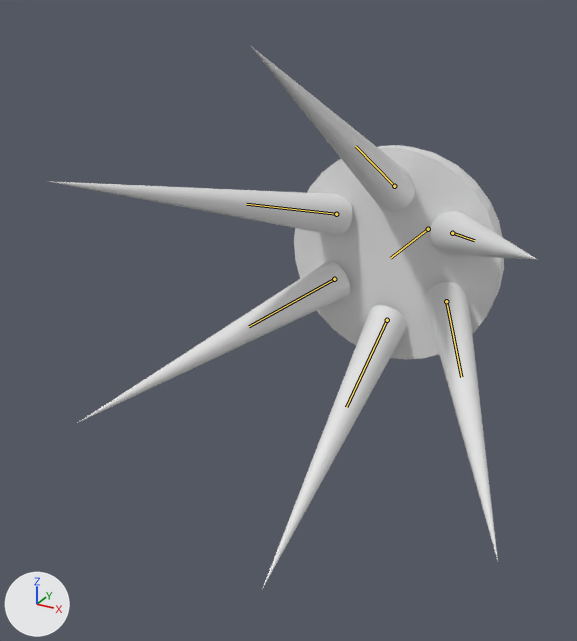
Renders of the Blender file Enemies/ClarityJellyfish.blend from each side of a commit.
One viewpoint serves both versions: a camera (50 mm lens) standing at (2.51, -6.49, 2.4) and looking at (-0.4, -1.19, -0.25). Lighting does not change. The marker at lower left points along +X, +Y and +Z. The picture after the commit comes second. Both versions are drawn at frame 180 of the action 'Sweep'; the numbers are the values there. The bones that bend it are drawn over the model as lines.
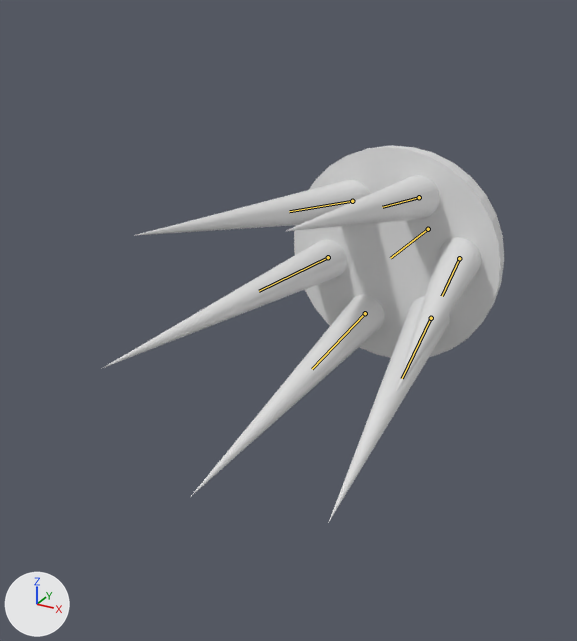
Pixel boxes (x1, y1, x2, y2) of what changed, in the pictures (577 x 641 px):
'Cube', posed
    before: (294, 145, 504, 360)
    after: (294, 146, 504, 358)
'Cube.003', posed (234% wider, 53% shorter)
    before: (425, 282, 498, 561)
    after: (101, 239, 347, 369)
'Cube.004', posed (63% wider, 80% shorter)
    before: (262, 305, 406, 589)
    after: (134, 180, 370, 236)
'Cube.006', posed (71% narrower, 182% taller)
    before: (48, 181, 352, 236)
    after: (395, 237, 481, 394)
'Cube.005', posed (43% narrower, 65% shorter)
    before: (79, 261, 350, 422)
    after: (286, 175, 440, 231)
'Cube.001', posed (25% narrower, 37% taller)
    before: (251, 46, 415, 211)
    after: (328, 296, 450, 523)
'Cube.002', posed (79% wider, 306% taller)
    before: (430, 211, 538, 260)
    after: (190, 295, 384, 497)
bone 'Bone', root to tip
    before: (394, 186) to (355, 146)
    after: (431, 318) to (402, 378)
bone 'Bone.001', root to tip
    before: (452, 233) to (474, 240)
    after: (365, 313) to (312, 369)
bone 'Bone.002', root to tip
    before: (446, 301) to (461, 377)
    after: (328, 257) to (259, 291)
bone 'Bone.003', root to tip
    before: (387, 320) to (346, 407)
    after: (352, 201) to (289, 211)
bone 'Bone.004', root to tip
    before: (336, 214) to (246, 204)
    after: (459, 258) to (442, 296)
bone 'Bone.005', root to tip
    before: (334, 279) to (249, 326)
    after: (419, 197) to (382, 207)

Diff of the bpy script that builds the scene:
```diff
--- a/Enemies/ClarityJellyfish.blend.py
+++ b/Enemies/ClarityJellyfish.blend.py
@@ bone_bone_006 @@
 bone_bone_006 = bpy.data.objects['Armature'].pose.bones['Bone.006']
-bone_bone_006.rotation_quaternion = (1.0, 0.0, 0.0, 0.0)  # degrees (0, 0, 0)
+bone_bone_006.rotation_quaternion = (-0.107, 0.0, 0.297, 0.0)  # degrees (0, -140, 0)
@@ bone_bone @@
 bone_bone = bpy.data.objects['Armature'].pose.bones['Bone']  # child of 'Bone.006'
-bone_bone.rotation_quaternion = (0.966, -0.259, 0.0, 0.0)  # degrees (-30, 0, 0)
+bone_bone.rotation_quaternion = (0.979, -0.087, 0.0, 0.0)  # degrees (-10, 0, 0)
@@ bone_bone_001 @@
 bone_bone_001 = bpy.data.objects['Armature'].pose.bones['Bone.001']  # child of 'Bone.006'
-bone_bone_001.rotation_quaternion = (0.966, -0.129, 0.0, -0.224)  # degrees (-15, -3, -26)
+bone_bone_001.rotation_quaternion = (0.979, -0.043, 0.0, -0.075)  # degrees (-5, 0, -9)
@@ bone_bone_002 @@
 bone_bone_002 = bpy.data.objects['Armature'].pose.bones['Bone.002']  # child of 'Bone.006'
-bone_bone_002.rotation_quaternion = (0.966, 0.129, 0.0, -0.224)  # degrees (15, 3, -26)
+bone_bone_002.rotation_quaternion = (0.979, 0.043, 0.0, -0.075)  # degrees (5, 0, -9)
@@ bone_bone_003 @@
 bone_bone_003 = bpy.data.objects['Armature'].pose.bones['Bone.003']  # child of 'Bone.006'
-bone_bone_003.rotation_quaternion = (0.966, 0.259, 0.0, 0.0)  # degrees (30, 0, 0)
+bone_bone_003.rotation_quaternion = (0.979, 0.087, 0.0, 0.0)  # degrees (10, 0, 0)
@@ bone_bone_004 @@
 bone_bone_004 = bpy.data.objects['Armature'].pose.bones['Bone.004']  # child of 'Bone.006'
-bone_bone_004.rotation_quaternion = (0.966, -0.129, 0.0, 0.224)  # degrees (-15, 3, 26)
+bone_bone_004.rotation_quaternion = (0.979, -0.043, 0.0, 0.075)  # degrees (-5, 0, 9)
@@ bone_bone_005 @@
 bone_bone_005 = bpy.data.objects['Armature'].pose.bones['Bone.005']  # child of 'Bone.006'
-bone_bone_005.rotation_quaternion = (0.966, 0.129, 0.0, 0.224)  # degrees (15, -3, 26)
+bone_bone_005.rotation_quaternion = (0.979, 0.043, 0.0, 0.075)  # degrees (5, 0, 9)
```
